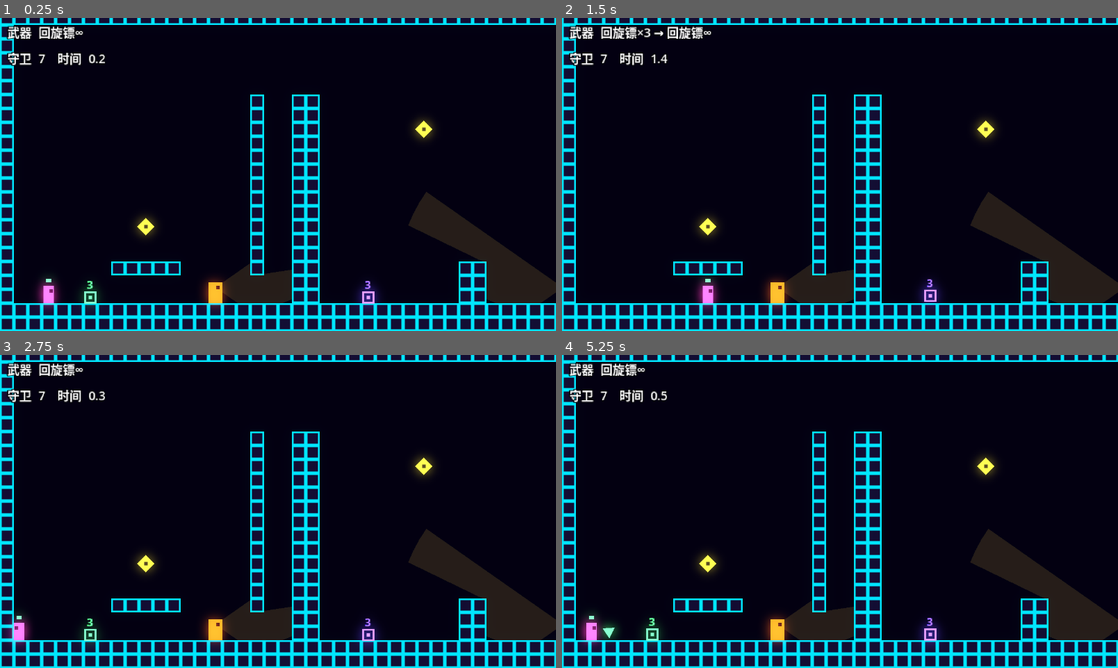
Above: before the commit, frames 1-4 (two rows, left to right).
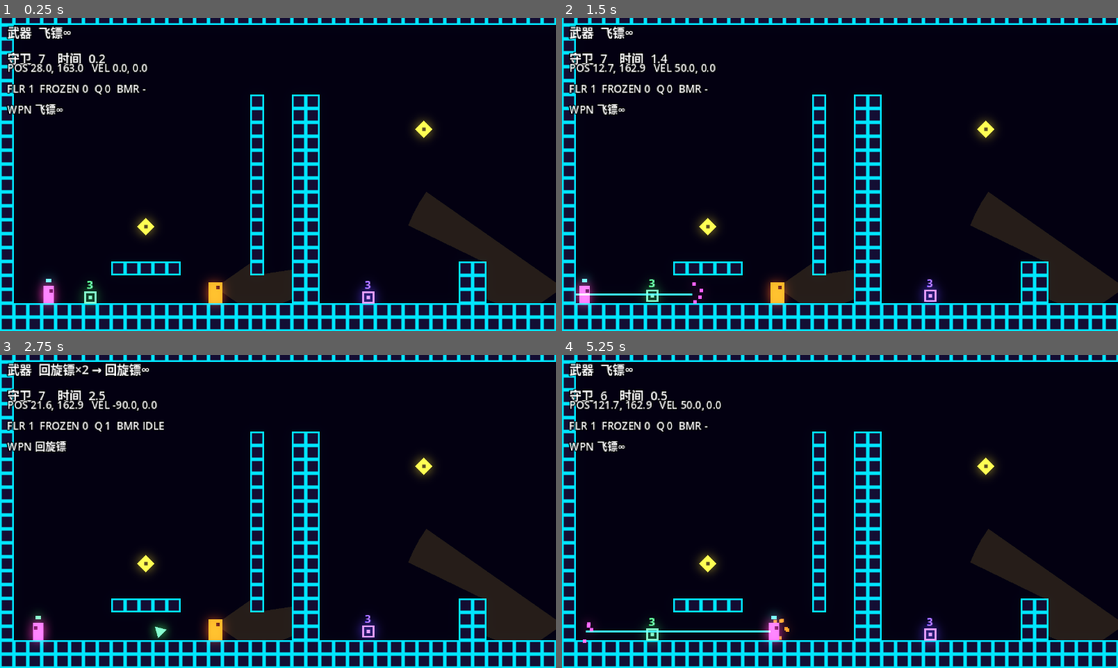
Above: after the commit, the same moments.

Repository: OneLazer/extreme-infiltration
Game: Godot game, scene res://levels/level_01.tscn
Same seed, same stepped clock (60 frames per second), same inputs: the game is played once before the commit and once after it.
Inputs:
- Up to frame 1 (0.25 s): no input
- Up to frame 2 (1.5 s): hold D (move_right) from 0.53 s (still down); tap Down (aim_down) at 0.6 s; tap Space (jump) at 0.77 s; tap Left (aim_left) at 1.35 s
- Up to frame 3 (2.75 s): tap Space (jump) at 1.52 s; release D (move_right) at 2.03 s; hold A (move_left) from 2.03 s (still down); tap Right (aim_right) at 2.1 s
- Up to frame 4 (5.25 s): release A (move_left) at 2.78 s; hold D (move_right) 2.78-4.28 s; tap Up (aim_up) at 2.85 s; tap Space (jump) at 3.02, 3.77, 4.52 s; tap Down (aim_down) at 3.6 s; hold A (move_left) 4.28-5.03 s; tap Left (aim_left) at 4.35 s; hold D (move_right) from 5.03 s (still down); tap Right (aim_right) at 5.1 s

The runs differ from the first frame. In frame 1, 1.2% of the frame differs, in the area x 1-27%, y 2-85%; in frame 2, 2.4%; in frame 3, 2.4%; in frame 4, 3.3%, in the area x 1-53%, y 2-93%.
Error before the commit: Trying to assign an array of type "Array" to a variable of type "Array[int]". (res://scripts/player.gd:214)
Error after the commit: Trying to assign an array of type "Array" to a variable of type "Array[int]". (res://scripts/player.gd:217)

Commit message:
默认主武器恢复为飞镖，新增 DebugOverlay
- Player 增加 initial_weapon（队列空时的兜底武器），默认飞镖，无限弹药
- HUD 兜底武器文案改为读取当前武器名，不再写死
- 新增 DebugOverlay 节点：检查器切换初始主武器（飞镖/回旋镖/重型/气枪）
  并实时显示位置、速度、离地、冻结、武器队列与回旋镖状态
- level_01 挂载 DebugOverlay，默认仍为飞镖

Diff:
--- a/levels/level_01.tscn
+++ b/levels/level_01.tscn
@@ -12,6 +12,7 @@
 [ext_resource type="Script" path="res://scripts/pickup.gd" id="10_xt52j"]
 [ext_resource type="PackedScene" path="res://scenes/player.tscn" id="11_m68c3"]
 [ext_resource type="Script" path="res://scripts/player.gd" id="12_p6fww"]
+[ext_resource type="Script" path="res://scripts/debug_overlay.gd" id="13_dbg0"]
 
 [sub_resource type="Environment" id="Environment_6g61c"]
 background_mode = 3
@@ -106,3 +107,6 @@
 position = Vector2(28, 163)
 collision_layer = 2
 script = ExtResource("12_p6fww")
+
+[node name="DebugOverlay" type="Node" parent="." unique_id=1745182913]
+script = ExtResource("13_dbg0")
--- /dev/null
+++ b/scripts/debug_overlay.gd
@@ -0,0 +1,91 @@
+class_name DebugOverlay
+extends Node
+## 调试覆盖层。挂在关卡根节点下即可：
+##   1. 检查器「初始武器」里选武器 → 替换玩家开局主武器（走兜底通道，弹药无限）
+##   2. 左上角实时显示玩家状态，方便复现手感 / 瞬移类问题
+## 运行时修改检查器里的枚举会立刻生效，不需要重开关卡。
+
+@export_group("初始武器")
+@export var enabled := true                 ## 关闭后只显示信息，不改武器
+@export_enum("飞镖:0", "回旋镖:1", "重型回旋镖:2", "气枪:3")
+var initial_weapon: int:
+	get:
+		return _initial_weapon
+	set(value):
+		_initial_weapon = value
+		if is_inside_tree() and not Engine.is_editor_hint():
+			_apply.call_deferred()
+@export var clear_weapon_queue := true      ## 应用时清空已拾取的武器
+
+@export_group("信息面板")
+@export var show_panel := true
+@export var panel_position := Vector2(4, 24)
+
+var _initial_weapon := WeaponDefs.Type.DART
+var _label: Label
+var _player: Player
+
+
+func _ready() -> void:
+	if show_panel:
+		_build_panel()
+	_apply.call_deferred()
+
+
+## 把检查器设置写入玩家。初始武器是「队列空时的兜底武器」，天然无限弹药。
+func _apply() -> void:
+	_player = _find_player()
+	if _player == null:
+		push_warning("DebugOverlay：场景中找不到 Player")
+		return
+	if not enabled:
+		return
+	_player.initial_weapon = initial_weapon
+	if clear_weapon_queue:
+		_player.weapon_queue.clear()
+	_player.weapons_changed.emit()
+
+
+func _find_player() -> Player:
+	if is_instance_valid(Game.player):
+		return Game.player
+	for n in get_tree().get_nodes_in_group("player"):
+		if n is Player:
+			return n
+	return null
+
+
+func _build_panel() -> void:
+	var layer := CanvasLayer.new()
+	layer.layer = 10
+	add_child(layer)
+	var ls := LabelSettings.new()
+	ls.font_size = 6
+	ls.outline_size = 2
+	ls.outline_color = Color(0, 0, 0, 0.85)
+	_label = Label.new()
+	_label.label_settings = ls
+	_label.position = panel_position
+	layer.add_child(_label)
+
+
+func _process(_delta: float) -> void:
+	if _label == null:
+		return
+	if not is_instance_valid(_player):
+		_player = _find_player()
+	if _player == null:
+		_label.text = "DEBUG  无玩家"
+		return
+	var p := _player
+	var bmr := "-"
+	if is_instance_valid(p.active_boomerang):
+		bmr = ["OUT", "IDLE", "RETURN"][p.active_boomerang.state]
+	var wname := str(WeaponDefs.get_def(p.current_weapon())["name"])
+	var suffix := "∞" if p.weapon_queue.is_empty() else ""
+	_label.text = "POS %.1f, %.1f   VEL %.1f, %.1f\nFLR %d  FROZEN %d  Q %d  BMR %s\nWPN %s%s" % [
+		p.global_position.x, p.global_position.y,
+		p.velocity.x, p.velocity.y,
+		int(p.is_on_floor()), int(Game.frozen), p.weapon_queue.size(), bmr,
+		wname, suffix,
+	]
--- a/scripts/level.gd
+++ b/scripts/level.gd
@@ -68,7 +68,7 @@
 	var parts: Array[String] = []
 	for w in Game.player.weapon_queue:
 		parts.append("%s×%d" % [WeaponDefs.get_def(w["type"])["name"], w["ammo"]])
-	parts.append("回旋镖∞")
+	parts.append("%s∞" % WeaponDefs.get_def(Game.player.current_weapon())["name"])
 	_hud.text = "武器  %s\n守卫  %d    时间  %.1f" % [" → ".join(parts), enemies_left, time]
 
 
--- a/scripts/player.gd
+++ b/scripts/player.gd
@@ -48,8 +48,11 @@
 var _dash_end_mult := 1.0
 
 ## 已拾取武器队列（先进先出）。元素：{"type": WeaponDefs.Type, "ammo": int}
-## 队列为空时使用初始武器回旋镖（无限）。
+## 队列为空时使用初始主武器（默认飞镖，无限弹药）。
 var weapon_queue: Array[Dictionary] = []
+## 初始主武器：武器队列清空后回到该武器，不消耗弹药。
+## 调试时可由 DebugOverlay 在检查器里覆盖。
+var initial_weapon := WeaponDefs.Type.DART
 var active_boomerang: Boomerang = null
 
 var _freeze_left := 0
@@ -253,7 +256,7 @@
 
 
 func current_weapon() -> int:
-	return weapon_queue[0]["type"] if not weapon_queue.is_empty() else WeaponDefs.Type.BOOMERANG
+	return weapon_queue[0]["type"] if not weapon_queue.is_empty() else initial_weapon
 
 
 func _can_fire() -> bool:
Not shown, added: scripts/debug_overlay.gd.uid
